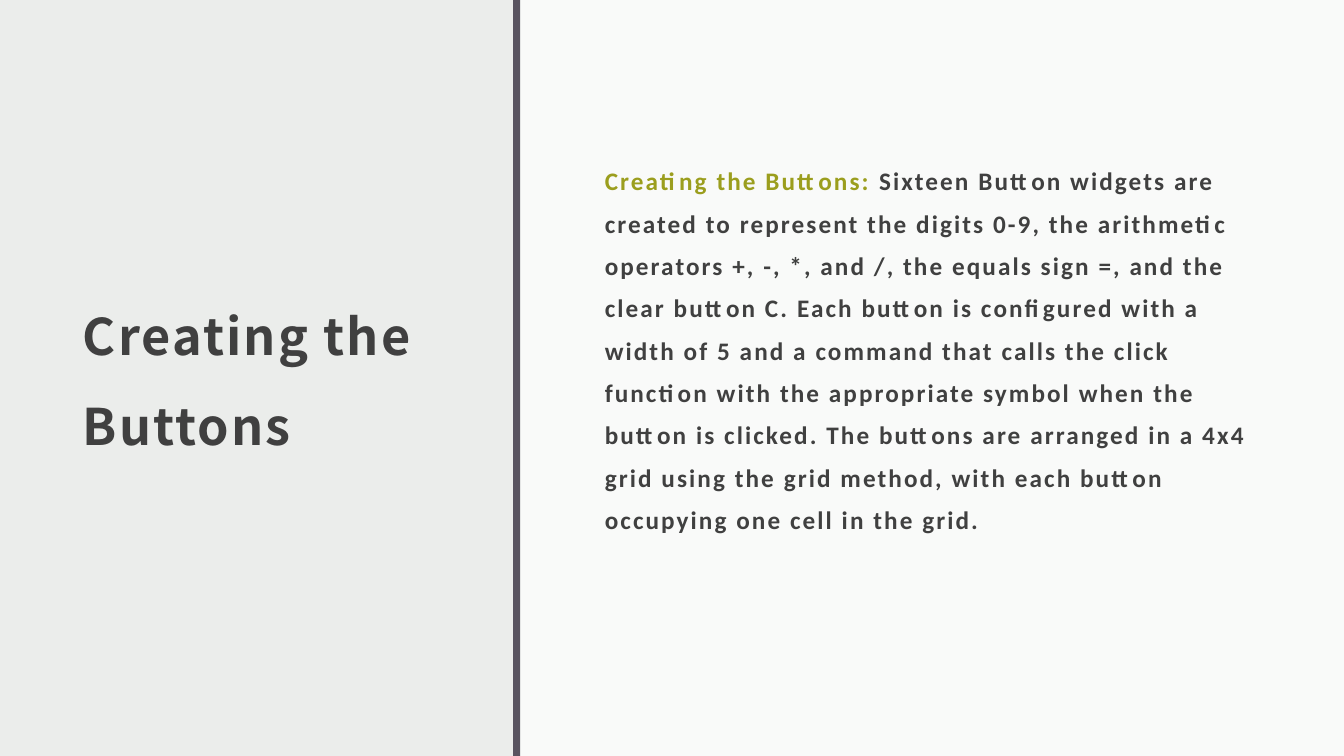
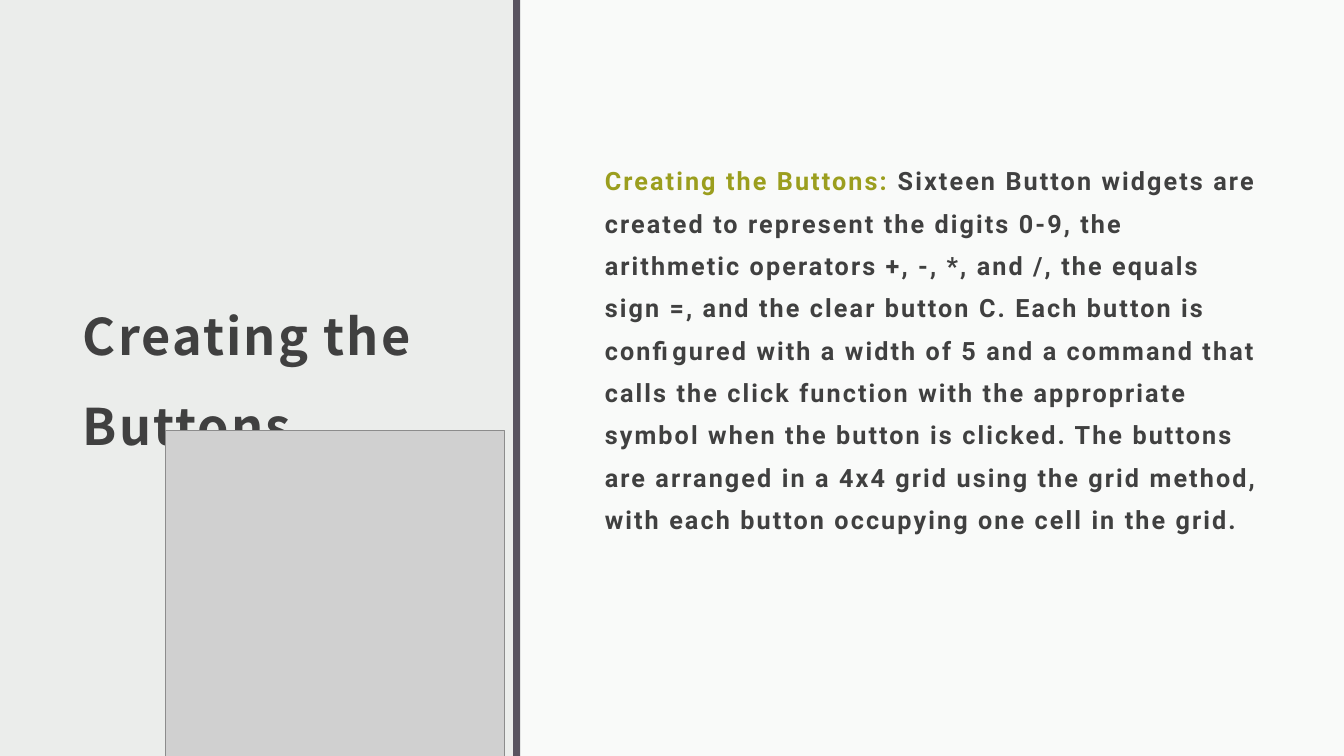
Before and after one commit to deewanker/Calculator, a slide deck: slide 10 of Calculator using Tkinter.pptx. Drawn at 1344x756 pixels with LibreOffice and Linux fonts; fonts in the diff are those of the drawing; grey boxes stand for pictures. Boxes give left, top, right and bottom in pixels: in the first picture for what was removed or moved away, otherwise in the second. Text is boxed around its words. In the diff, an @@ line names an element or a change of style, - is before the commit and + after.

```diff
--- a/Calculator using Tkinter.pptx
+++ b/Calculator using Tkinter.pptx
@@ text "Creating the Buttons: Sixteen Button ..." at [605, 171, 1255, 535]: font Calibri to Roboto @@
@@ picture added at [165, 431, 504, 756] @@
```
Also in this commit, not shown: 7 other slides changed.
